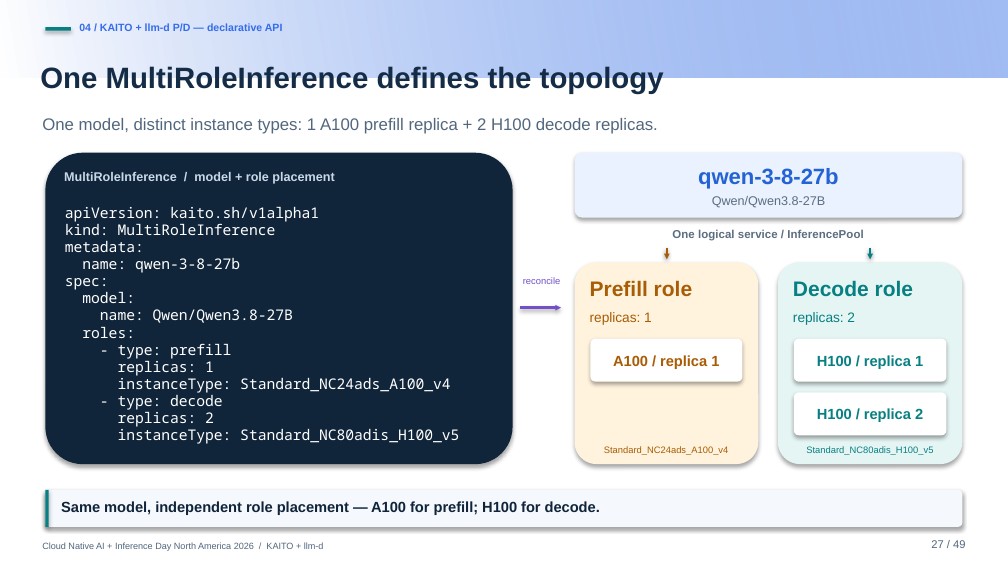
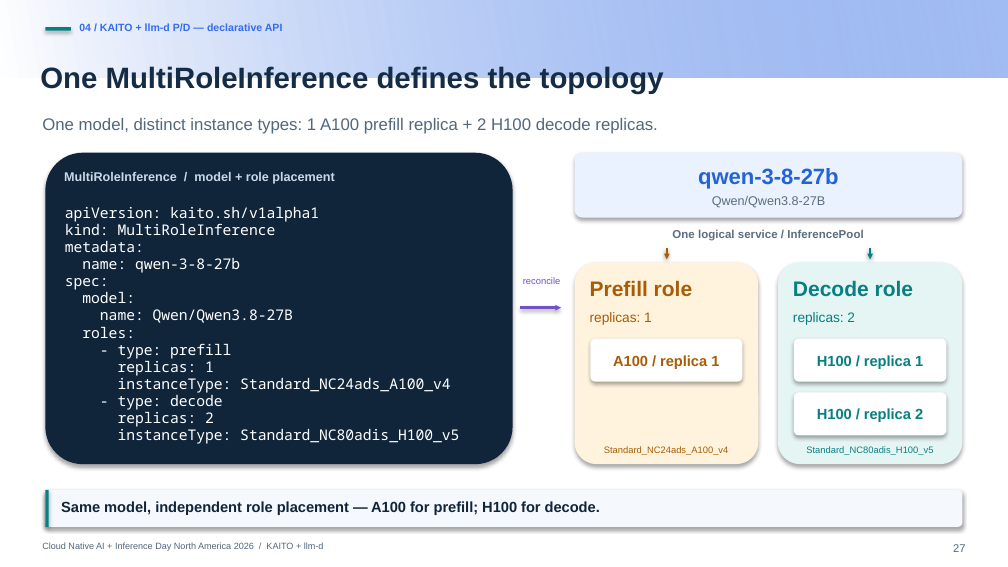
Before and after one commit to andyzhangx/demo, a slide deck: slide 27 of llm/pd-disaggregation/kubecon-na-2026-pd-disaggregation-kaito-llmd.pptx. Drawn at 1008x567 pixels with LibreOffice and Linux fonts; fonts in the diff are those of the drawing; background and template pictures are left out. Boxes give left, top, right and bottom in pixels: in the first picture for what was removed or moved away, otherwise in the second. Text is boxed around its words. In the diff, an @@ line names an element or a change of style, - is before the commit and + after.

```diff
--- a/llm/pd-disaggregation/kubecon-na-2026-pd-disaggregation-kaito-llmd.pptx
+++ b/llm/pd-disaggregation/kubecon-na-2026-pd-disaggregation-kaito-llmd.pptx
@@ page number at (x1=953, y1=544, x2=965, y2=552): vertical alignment top to middle @@
@@ page number at (x1=953, y1=544, x2=965, y2=552): text changed @@
-27 / 49
+27
```
Also in this commit, not shown: 51 other slides changed.
